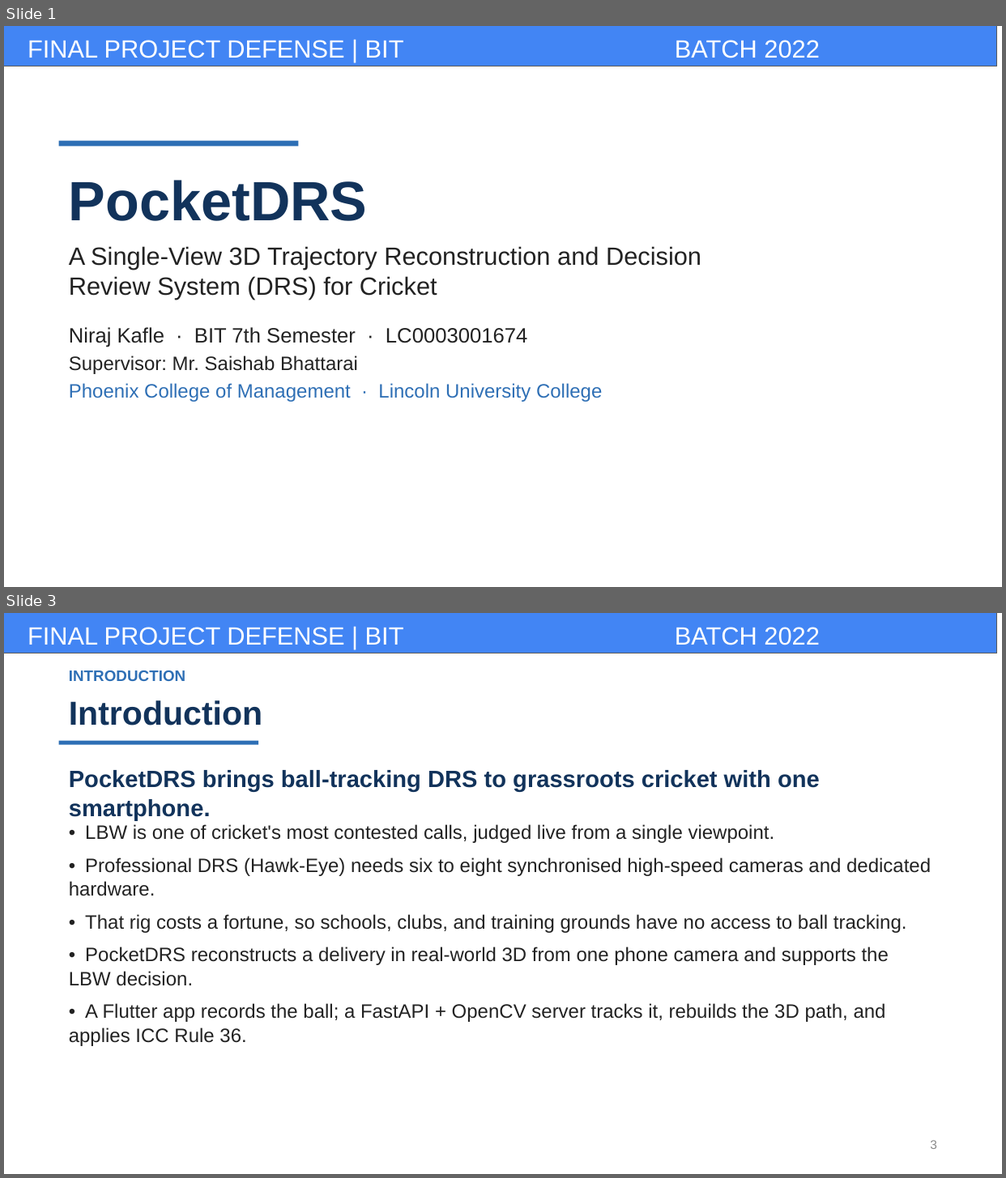
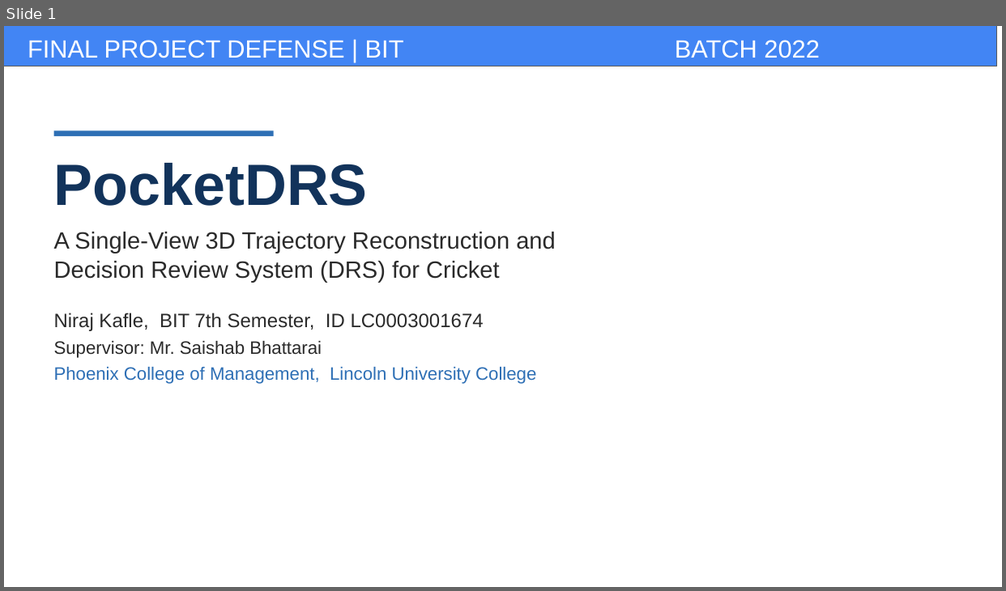
Before and after one commit to kafle1/pocket-drs, a slide deck: dump/report_docs/pocketdrs_presentation.pptx. Shown one above the other, each under a label of ours: slides 1 and 3 before the commit, slide 1 after it; the slides between them are not shown. The pictures are 1006x1178 and 1006x591 pixels, drawn with LibreOffice and Linux fonts; fonts in the diff are those of the drawing; background and template pictures are left out. Boxes give left, top, right and bottom in pixels: in the first picture for what was removed or moved away, otherwise in the second. Text is boxed around its words. In the diff, an @@ line names an element or a change of style, - is before the commit and + after.

```diff
--- a/dump/report_docs/pocketdrs_presentation.pptx
+++ b/dump/report_docs/pocketdrs_presentation.pptx
@@ slide 3 removed at <box>4,613,1002,1174</box>, background #FFFFFF; not listed: 3 template elements that a slide beside it also shows @@
@@ text removed at <box>69,671,185,681</box> @@
-INTRODUCTION
@@ text removed at <box>69,700,262,726</box> @@
-Introduction
@@ rectangle removed at <box>59,741,258,745</box> @@
@@ text removed at <box>69,770,820,820</box> @@
-PocketDRS brings ball-tracking DRS to grassroots cricket with one smartphone.
@@ text removed at <box>69,824,931,1046</box> @@
-• LBW is one of cricket's most contested calls, judged live from a single viewpoint.
-• Professional DRS (Hawk-Eye) needs six to eight synchronised high-speed cameras and dedicated hardware.
-• That rig costs a fortune, so schools, clubs, and training grounds have no access to ball tracking.
-• PocketDRS reconstructs a delivery in real-world 3D from one phone camera and supports the LBW decision.
-• A Flutter app records the ball; a FastAPI + OpenCV server tracks it, rebuilds the 3D path, and applies ICC Rule 36.
@@ text removed at <box>930,1140,937,1149</box> @@
-3
@@ slide 1 changed as well @@
@@ text "PocketDRS": place and size @@
-text "PocketDRS" at <box>69,180,701,402</box>
+text "PocketDRS" at <box>54,163,556,384</box>
@@ rectangle: place and size @@
-rectangle at <box>59,141,298,147</box>
+rectangle at <box>54,130,274,137</box>
@@ text at <box>54,163,368,358</box>: size 40 to 42 pt in "PocketDRS"; size 14 to 13 pt, text colour #222222 to #2A2A2A in "Supervisor: Mr. Saishab Bhattarai"; line spacing 1 to 1.02 @@
@@ text at <box>54,232,556,331</box>: text changed; size 18 to 17 pt; text colour #222222 to #2A2A2A @@
-A Single-View 3D Trajectory Reconstruction and Decision
-Review System (DRS) for Cricket
-Niraj Kafle · BIT 7th Semester · LC0003001674
+A Single-View 3D Trajectory Reconstruction and
+Decision Review System (DRS) for Cricket
+Niraj Kafle, BIT 7th Semester, ID LC0003001674
@@ text at <box>54,367,536,384</box>: text changed; size 14 to 13 pt @@
-Phoenix College of Management · Lincoln University College
+Phoenix College of Management, Lincoln University College
```
Also in this commit, not shown: 11 other slides changed, 10 slides added, 7 other slides removed, 39 other files.
